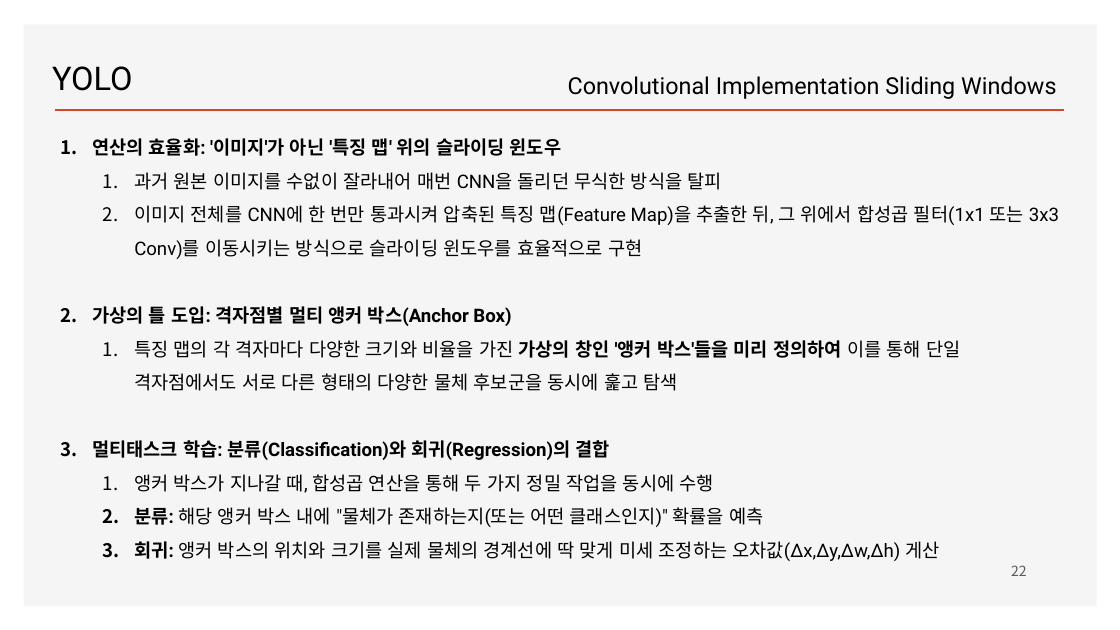
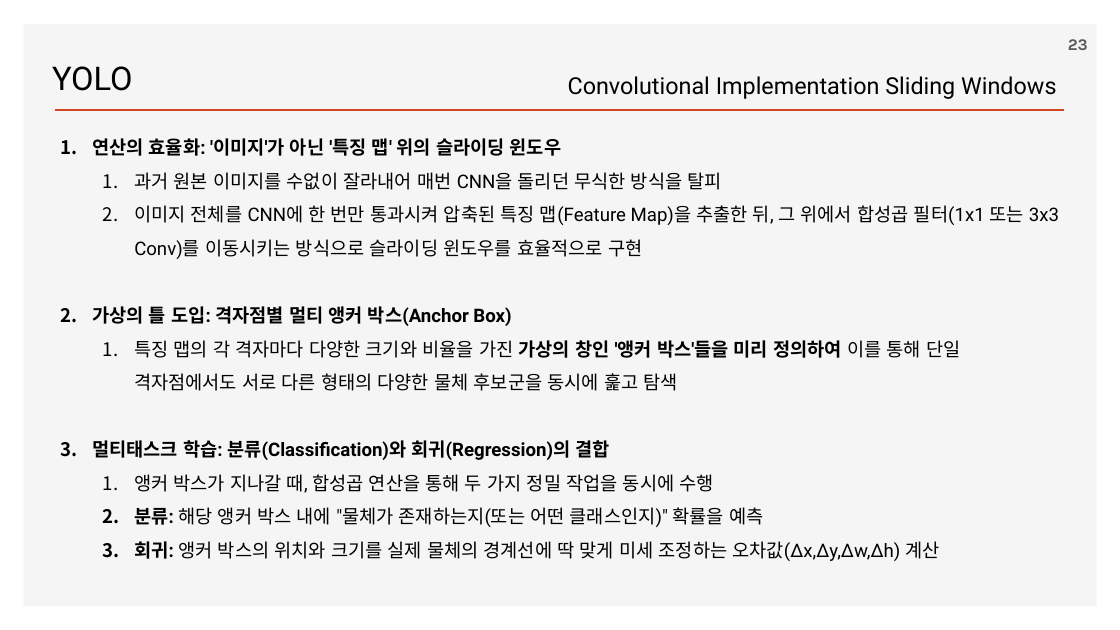
Before and after one commit to ancestor9/2026_Fall_Deep-Learning-with-Python, a slide deck: slide 23 of Chapter 12 Object detection.pptx (slide 22 before the commit). Drawn at 1120x630 pixels with LibreOffice and Linux fonts; fonts in the diff are those of the drawing; background and template pictures are left out. Boxes give left, top, right and bottom in pixels: in the first picture for what was removed or moved away, otherwise in the second. Text is boxed around its words. In the diff, an @@ line names an element or a change of style, - is before the commit and + after.

```diff
--- a/Chapter 12 Object detection.pptx
+++ b/Chapter 12 Object detection.pptx
@@ page number added at [1068, 39, 1088, 50], 14 pt, text #595959, bold @@
+23
@@ text at [134, 541, 939, 561]: text changed @@
-  3. 회귀: 앵커 박스의 위치와 크기를 실제 물체의 경계선에 딱 맞게 미세 조정하는 오차값(Δx,Δy,Δw,Δh) 게산
+  3. 회귀: 앵커 박스의 위치와 크기를 실제 물체의 경계선에 딱 맞게 미세 조정하는 오차값(Δx,Δy,Δw,Δh) 계산
@@ page number removed at [1011, 565, 1027, 576] @@
-22
```
Also in this commit, not shown: 29 other slides changed, 3 slides added, 2 slides removed.
